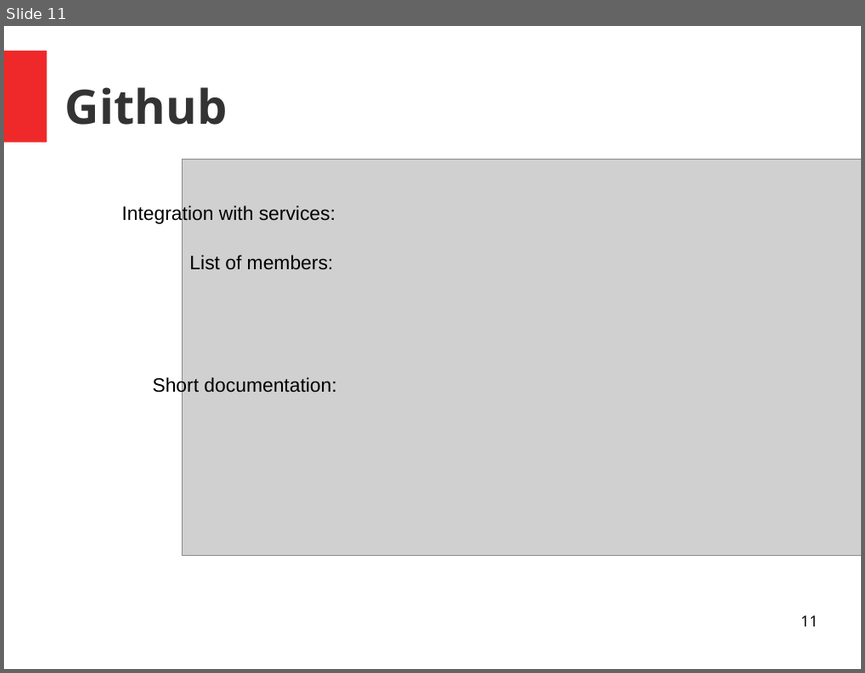
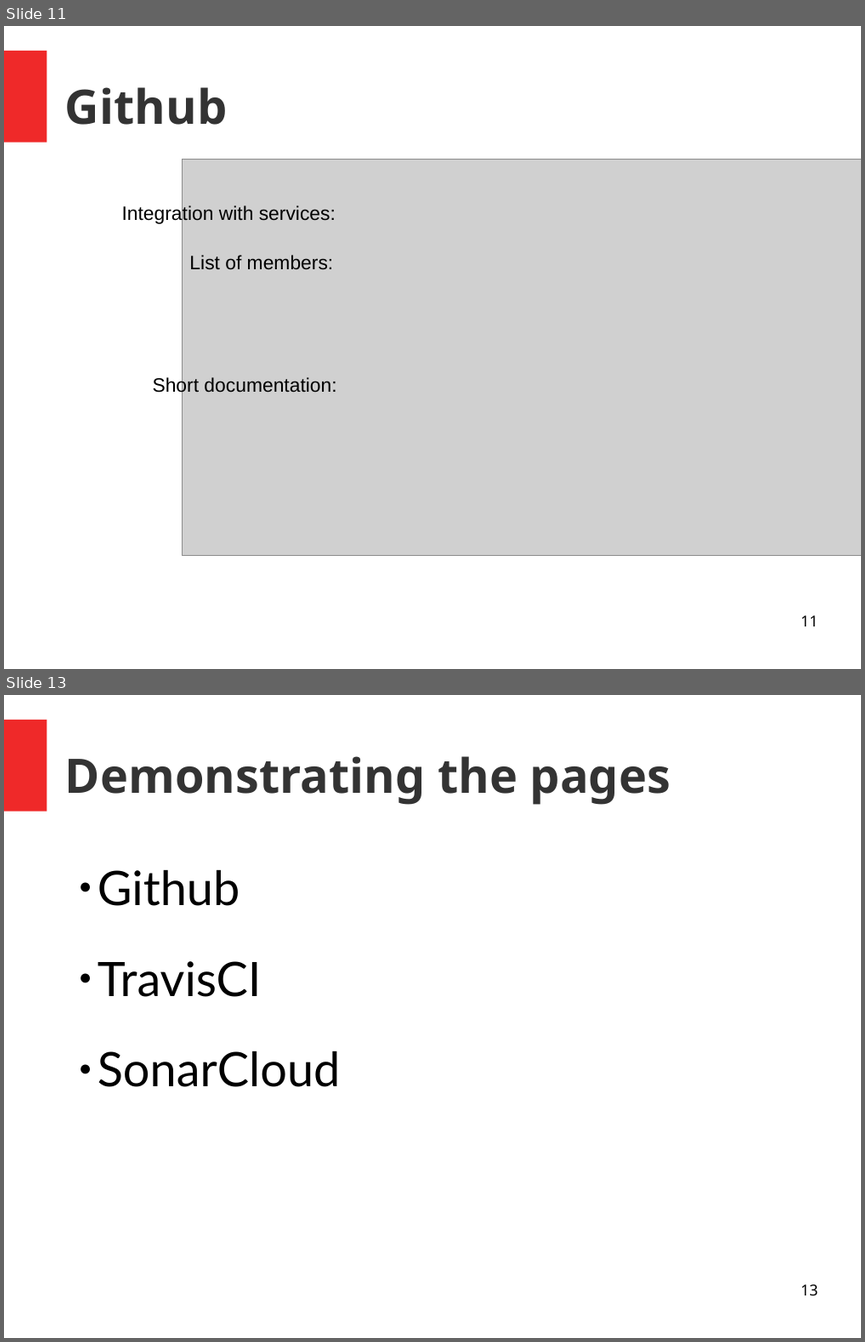
Before and after one commit to unige-pinfo-2019/PInfo3, a slide deck: Docs/Presentations/pres2.odp. Shown one above the other, each under a label of ours: slide 11 before the commit, slides 11 and 13 after it; the slides between them are not shown. The pictures are 865x673 and 865x1342 pixels, drawn with LibreOffice and Linux fonts; fonts in the diff are those of the drawing; grey boxes stand for pictures. Boxes give left, top, right and bottom in pixels: in the first picture for what was removed or moved away, otherwise in the second. Text is boxed around its words. In the diff, an @@ line names an element or a change of style, - is before the commit and + after.

```diff
--- a/Docs/Presentations/pres2.odp
+++ b/Docs/Presentations/pres2.odp
@@ slide 13 added at (x1=4, y1=695, x2=861, y2=1338), background #FFFFFF; not listed: 1 template element that a slide beside it also shows @@
@@ title added at (x1=65, y1=756, x2=670, y2=805), 44 pt, text #333333, bold @@
+Demonstrating the pages
@@ text added at (x1=98, y1=870, x2=341, y2=1087), 44 pt, text #000000 @@
+● Github
+● TravisCI
+● SonarCloud
@@ page number added at (x1=800, y1=1284, x2=817, y2=1296), 14 pt, text #000000 @@
+13
```
Also in this commit, not shown: 3 slides changed, 4 other slides added, 7 slides removed, 1 other file.
